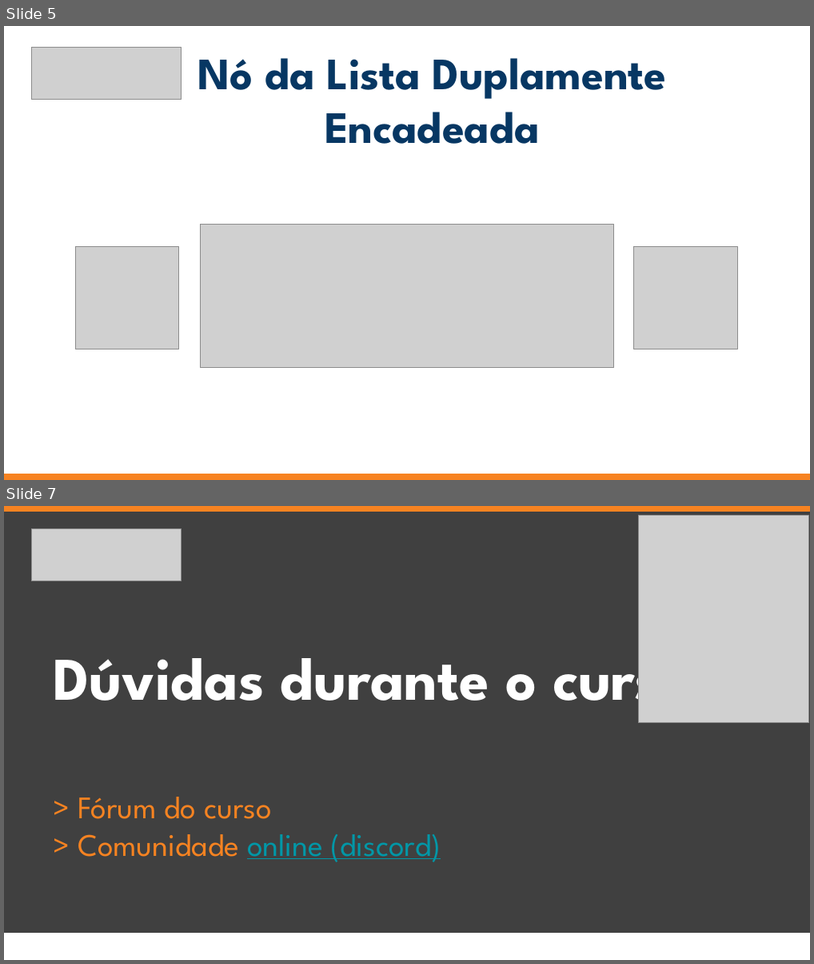
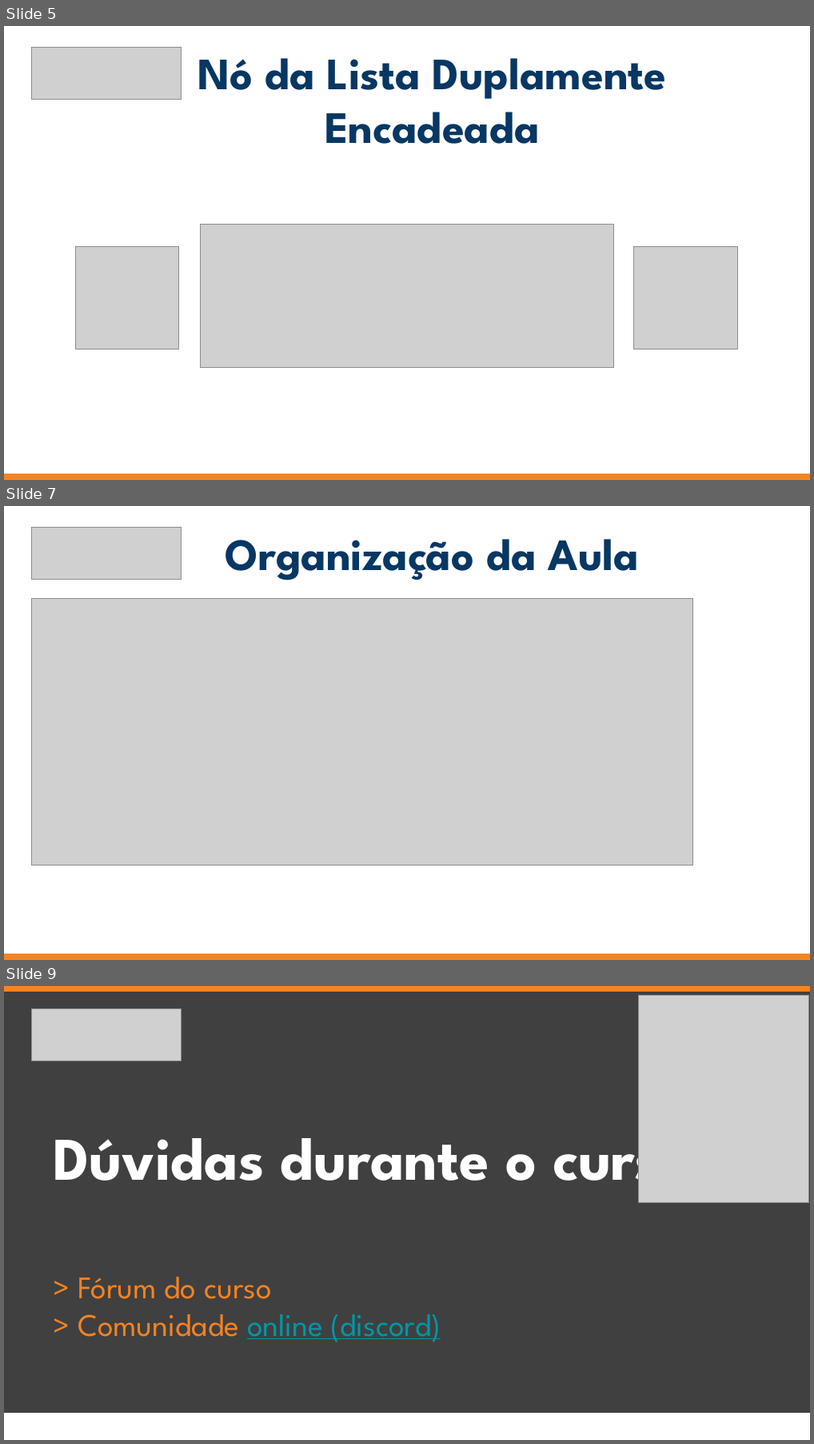
Before and after one commit to jrdutra/estruturaDeDadosJavaDio, a slide deck: apresentacoes/Aula5/Etapa1.pptx. Shown one above the other, each under a label of ours: slides 5 and 7 before the commit, slides 5, 7 and 9 after it; the slides between them are not shown. The pictures are 814x964 and 814x1444 pixels, drawn with LibreOffice and Linux fonts; fonts in the diff are those of the drawing; grey boxes stand for pictures. Boxes give left, top, right and bottom in pixels: in the first picture for what was removed or moved away, otherwise in the second. Text is boxed around its words. In the diff, an @@ line names an element or a change of style, - is before the commit and + after.

```diff
--- a/apresentacoes/Aula5/Etapa1.pptx
+++ b/apresentacoes/Aula5/Etapa1.pptx
@@ slide 7 added at (x1=4, y1=506, x2=810, y2=960), background #FFFFFF @@
@@ picture added at (x1=31, y1=528, x2=182, y2=580) @@
@@ subtitle added at (x1=226, y1=539, x2=640, y2=580), 40 pt, text #073763, bold @@
+Organização da Aula
@@ picture added at (x1=31, y1=599, x2=694, y2=865) @@
@@ rectangle added at (x1=4, y1=953, x2=810, y2=958), fill #F78321, outline #F78321 0.75 pt @@
@@ what was slide 7 is now slide 9 @@
```
Also in this commit, not shown: 1 slide changed, 1 other slide added, 1 slide removed, 45 other files.
